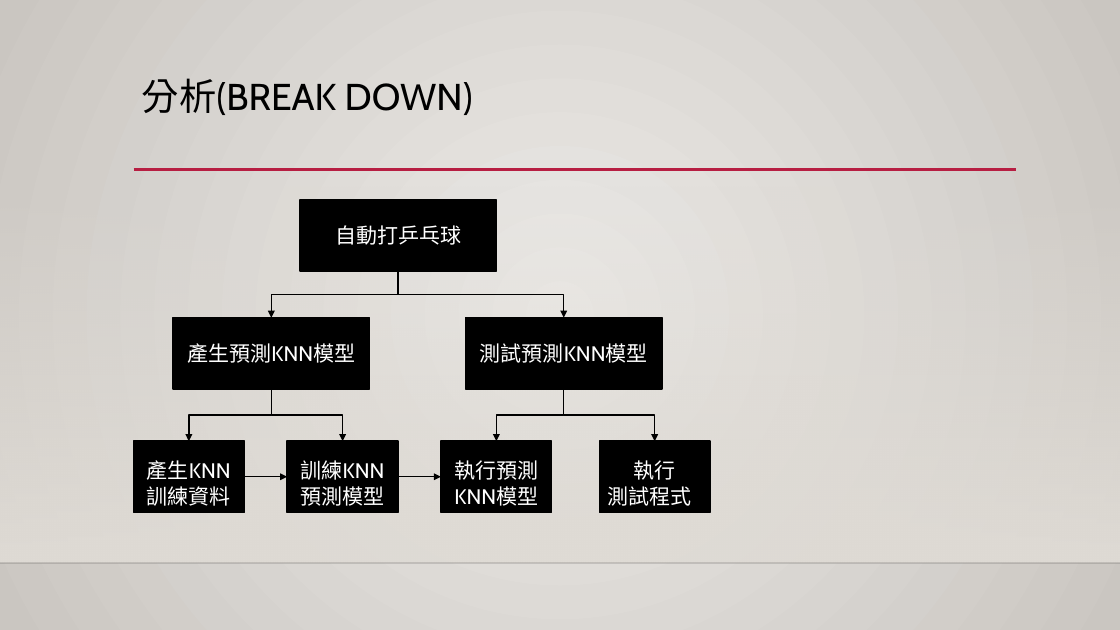
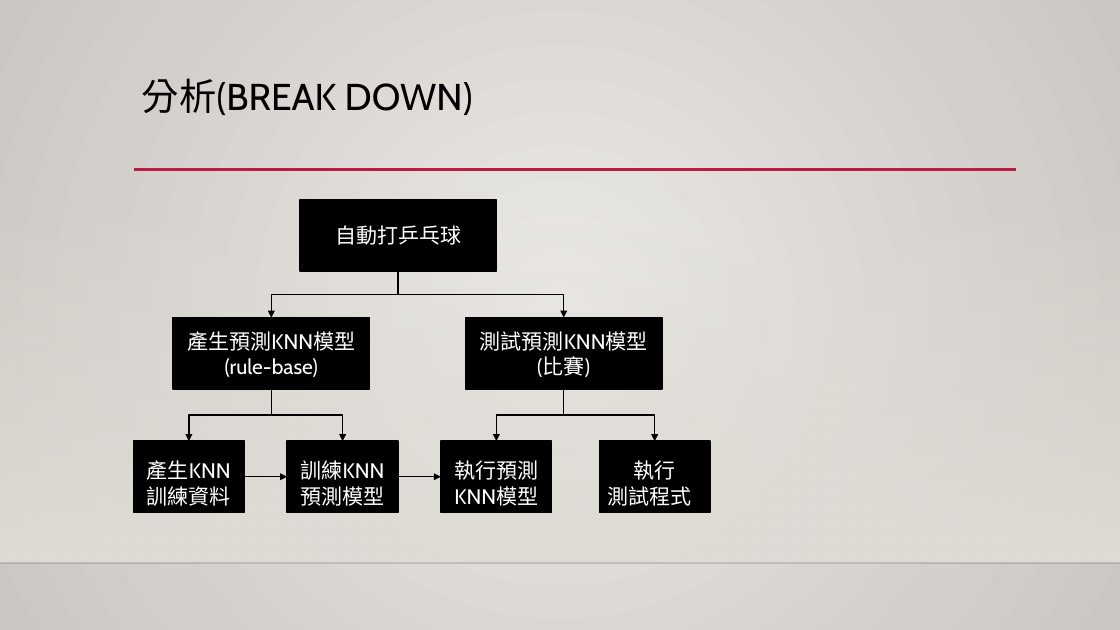
Before and after one commit to mingyang13795/Ping_Pong, a slide deck: slide 11 of 專案管理.pptx. Drawn at 1120x630 pixels with LibreOffice and Linux fonts; fonts in the diff are those of the drawing; background and template pictures are left out. Boxes give left, top, right and bottom in pixels: in the first picture for what was removed or moved away, otherwise in the second. Text is boxed around its words. In the diff, an @@ line names an element or a change of style, - is before the commit and + after.

```diff
--- a/專案管理.pptx
+++ b/專案管理.pptx
@@ text in rectangle at box(225, 358, 318, 377): paragraph added @@
+(rule-base)
@@ text in rectangle at box(537, 356, 590, 377): paragraph added @@
+(比賽)
```
